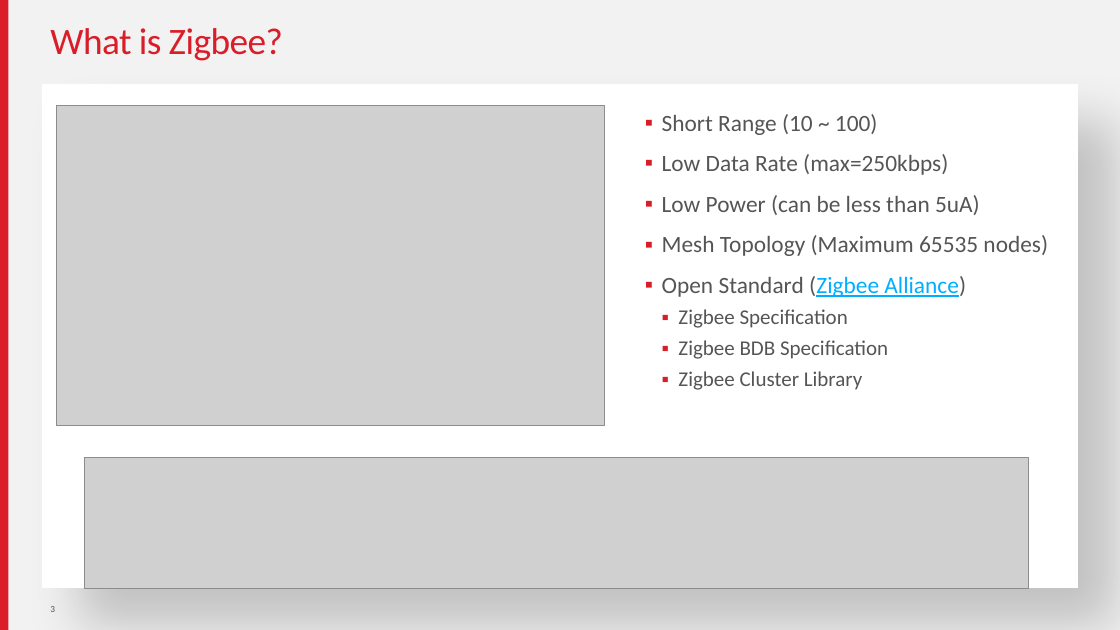
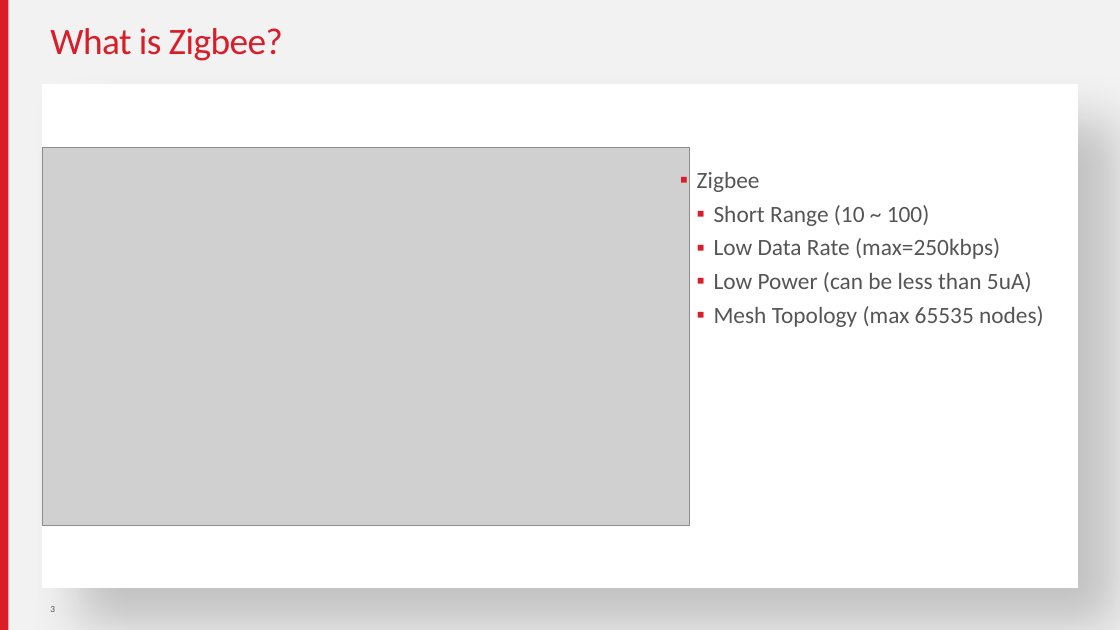
Before and after one commit to MarkDing/IoT-Developer-Boot-Camp-Wiki, a slide deck: slide 3 of files/ZB-2019Q4-ZMGC-Training/source/Zigbee-Basic.pptx. Drawn at 1120x630 pixels with LibreOffice and Linux fonts; fonts in the diff are those of the drawing; grey boxes stand for pictures. Boxes give left, top, right and bottom in pixels: in the first picture for what was removed or moved away, otherwise in the second. Text is boxed around its words. In the diff, an @@ line names an element or a change of style, - is before the commit and + after.

```diff
--- a/files/ZB-2019Q4-ZMGC-Training/source/Zigbee-Basic.pptx
+++ b/files/ZB-2019Q4-ZMGC-Training/source/Zigbee-Basic.pptx
@@ picture: place and size @@
-picture at box(56, 106, 604, 426)
+picture at box(42, 148, 690, 526)
@@ text "Zigbee": place and size @@
-text "Zigbee" at box(662, 114, 1048, 390)
+text "Zigbee" at box(697, 172, 1044, 327)
@@ text at box(697, 172, 760, 192): paragraph added @@
+▪ Zigbee
@@ text at box(714, 205, 1032, 292): list level 1 to 2 in "Short Range (10 ~ 100)"; list level 1 to 2 in "Low Data Rate (max=250kbps)"; list level 1 to 2 in "Low Power (can be less ..." @@
@@ text at box(714, 306, 1044, 327): text changed; size 18 to 20 pt @@
-▪ Mesh Topology (Maximum 65535 nodes)
-▪ Open Standard (Zigbee Alliance)
-  ▪ Zigbee Specification
-  ▪ Zigbee BDB Specification
-  ▪ Zigbee Cluster Library
+  ▪ Mesh Topology (max 65535 nodes)
@@ picture removed at box(84, 458, 1028, 588) @@
@@ ellipse added at box(840, 483, 882, 525), fill #FFFFFF @@
```
Also in this commit, not shown: 7 other slides changed, 2 slides added, 5 slides removed, 12 other files.
